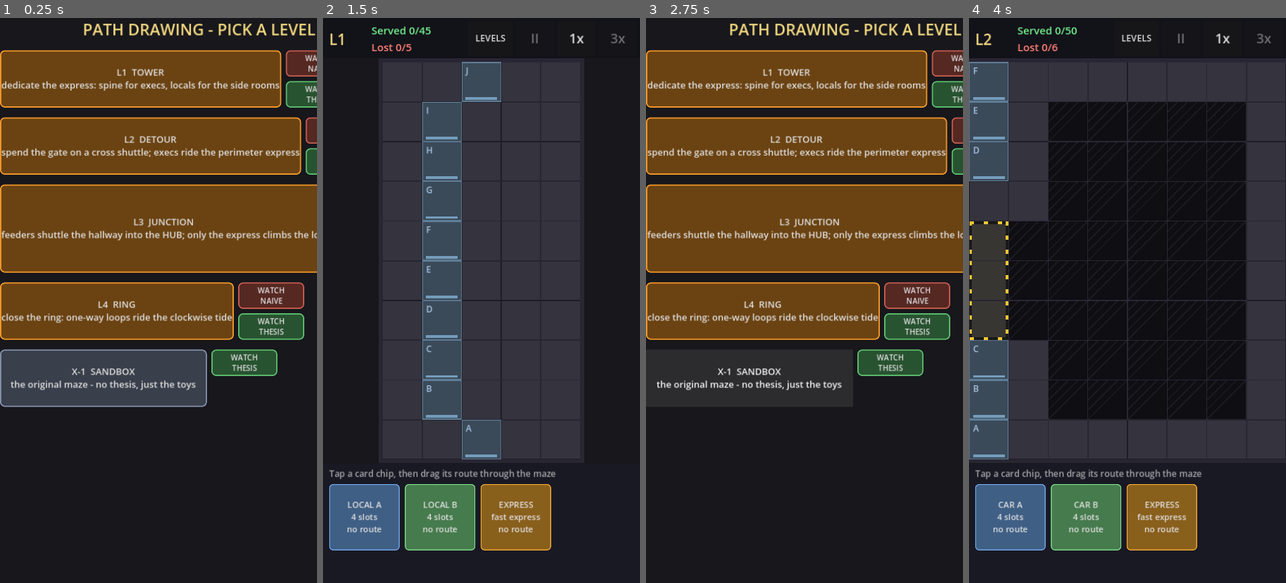
Above: before the commit, frames 1-4 (left to right).
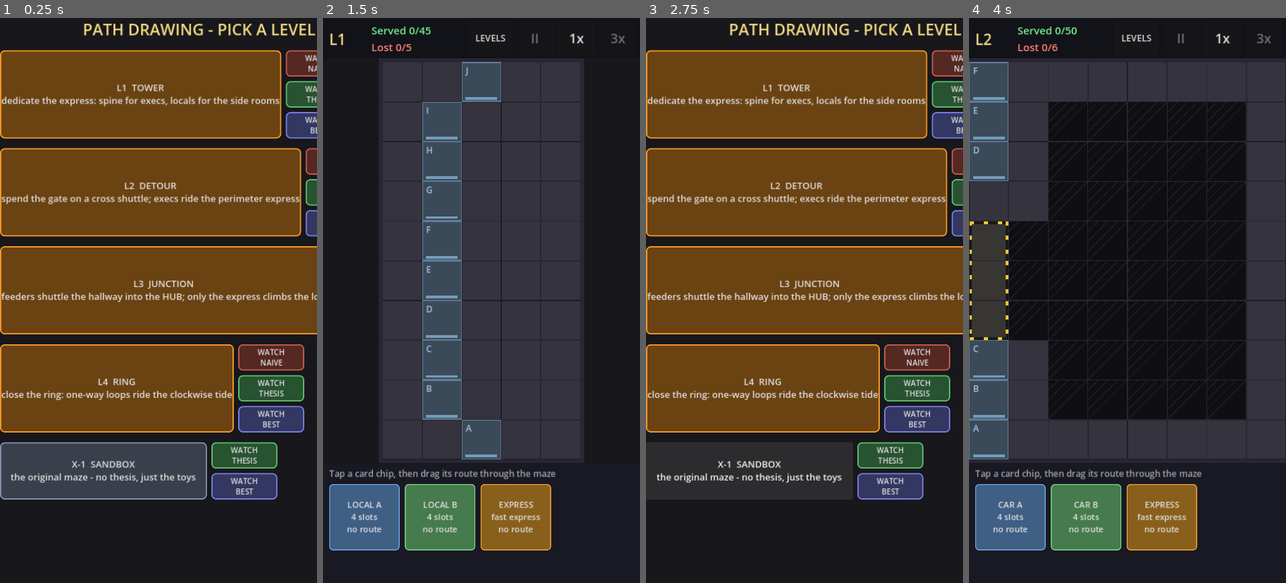
Above: after the commit, the same moments.

Repository: AlexEltonPym/elevator_game
Game: Godot game, scene res://scenes/v3_select.tscn
The game is run twice, just before and just after one commit, with the same random seed, the same clock (stepped at 60 frames per second) and the same inputs.
Inputs:
- Up to frame 1 (0.25 s): no input
- Up to frame 2 (1.5 s): click "L1 TOWER dedicate the express…" at 0.5 s; click "START" at 1.25 s
- Up to frame 3 (2.75 s): click "LEVELS" at 2 s
- Up to frame 4 (4 s): click "L2 DETOUR spend the gate on a…" at 2.75 s; click "START" at 3.5 s

The runs differ from the first frame. In frame 1, 43% of the frame differs, in the area x 0-100%, y 9-86%; in frame 2, nothing differs; in frame 3, 37%; in frame 4, nothing differs.

Commit message:
Fix depth tooling: message-queue overflow, real-level scoring, broken EA
Three fixes; the full run now completes in 16 min with all shards clean.

- Root cause of the 65MB/shard error flood: every CanvasItem entering the
  tree queues a deferred redraw callback on Godot's GLOBAL MessageQueue,
  drained only at end of frame — but a level's whole search runs inside
  one _process() call, so the queue only grew while teardown freed every
  target. Past the cap, each push prints one line PER queued message.
  Fixed by building no HUD in headless runs and keeping game instances in
  the tree only long enough for _ready. Memory growth 15.2 -> 0.95 KB/run
- Scoring now measures the real level (live quota/max_lost, win ranked by
  speed, loss by partial credit) instead of a 240s endless horizon that
  scored an overload regime players never reach. Gradient verified per
  level; median is now a true order statistic, since averaging across a
  1000-point branch gap produced impossible scores
- The EA was genuinely broken: diversity collapsed to zero by generation
  4 (ties filled every survivor slot with copies) and no-op mutations
  returned parents as guaranteed cache hits. Now 12/12 distinct, mutation
  changes score 64-88% of the time
- Shards are resumable over a versioned run cache with a log watchdog

Co-Authored-By: Claude Fable 5 <noreply@anthropic.com>

Diff:
--- a/scripts/v3/discovered3.gd
+++ b/scripts/v3/discovered3.gd
@@ -9,13 +9,49 @@
 ## (docs/autodesign-research.md §5.3 step 4).
 
 const SETS := {
+	"L1": {
+		"desc": "search elite: 2 loop(s), 17 stops, 40 cells (beat thesis +6.4)",
+		"score": 1126.70,
+		"routes": [
+			{"closed": true, "cells": [Vector2i(1, 1), Vector2i(1, 2), Vector2i(1, 3), Vector2i(1, 4), Vector2i(1, 5), Vector2i(1, 6), Vector2i(1, 7), Vector2i(1, 8), Vector2i(2, 8), Vector2i(2, 7), Vector2i(2, 6), Vector2i(2, 5), Vector2i(2, 4), Vector2i(2, 3), Vector2i(2, 2), Vector2i(2, 1), Vector2i(2, 0), Vector2i(1, 0)]},
+			[Vector2i(2, 9), Vector2i(2, 8), Vector2i(2, 7), Vector2i(2, 6), Vector2i(2, 5), Vector2i(2, 4), Vector2i(2, 3), Vector2i(2, 2), Vector2i(2, 1), Vector2i(2, 0)],
+			{"closed": true, "cells": [Vector2i(2, 0), Vector2i(2, 1), Vector2i(2, 2), Vector2i(2, 3), Vector2i(2, 4), Vector2i(2, 5), Vector2i(1, 5), Vector2i(1, 4), Vector2i(1, 3), Vector2i(1, 2), Vector2i(1, 1), Vector2i(1, 0)]},
+		],
+	},
+	"L2": {
+		"desc": "search elite: 2 loop(s), 14 stops, 47 cells (beat thesis -4.3)",
+		"score": 1177.30,
+		"routes": [
+			[Vector2i(0, 9), Vector2i(0, 8), Vector2i(0, 7), Vector2i(0, 6), Vector2i(0, 5), Vector2i(0, 4), Vector2i(0, 3), Vector2i(0, 2), Vector2i(0, 1)],
+			{"closed": true, "cells": [Vector2i(0, 0), Vector2i(0, 1), Vector2i(0, 2), Vector2i(1, 2), Vector2i(1, 1), Vector2i(1, 0)]},
+			{"closed": true, "cells": [Vector2i(0, 8), Vector2i(0, 7), Vector2i(0, 6), Vector2i(0, 5), Vector2i(0, 4), Vector2i(0, 3), Vector2i(0, 2), Vector2i(0, 1), Vector2i(0, 0), Vector2i(1, 0), Vector2i(2, 0), Vector2i(3, 0), Vector2i(4, 0), Vector2i(5, 0), Vector2i(6, 0), Vector2i(7, 0), Vector2i(7, 1), Vector2i(7, 2), Vector2i(7, 3), Vector2i(7, 4), Vector2i(7, 5), Vector2i(7, 6), Vector2i(7, 7), Vector2i(7, 8), Vector2i(7, 9), Vector2i(6, 9), Vector2i(5, 9), Vector2i(4, 9), Vector2i(3, 9), Vector2i(2, 9), Vector2i(1, 9), Vector2i(0, 9)]},
+		],
+	},
 	"L3": {
-		"desc": "search elite: 0 loop(s), 10 stops, 24 cells (beat thesis +1088.9)",
-		"score": 1153.80,
+		"desc": "search elite: 0 loop(s), 11 stops, 27 cells (beat thesis +3.7)",
+		"score": 1156.30,
 		"routes": [
-			[Vector2i(3, 0), Vector2i(3, 1), Vector2i(3, 2), Vector2i(3, 3), Vector2i(4, 3), Vector2i(5, 3)],
-			[Vector2i(5, 3), Vector2i(5, 4), Vector2i(5, 5), Vector2i(5, 6), Vector2i(5, 7), Vector2i(5, 8), Vector2i(4, 8), Vector2i(3, 8), Vector2i(3, 9)],
-			[Vector2i(3, 9), Vector2i(3, 8), Vector2i(3, 7), Vector2i(3, 6), Vector2i(3, 5), Vector2i(3, 4), Vector2i(3, 3), Vector2i(2, 3), Vector2i(1, 3)],
+			[Vector2i(1, 3), Vector2i(2, 3), Vector2i(3, 3), Vector2i(3, 2), Vector2i(3, 1), Vector2i(3, 0)],
+			[Vector2i(2, 3), Vector2i(1, 3), Vector2i(1, 4), Vector2i(1, 5), Vector2i(1, 6), Vector2i(1, 7), Vector2i(1, 8), Vector2i(2, 8), Vector2i(3, 8), Vector2i(3, 9)],
+			[Vector2i(3, 3), Vector2i(4, 3), Vector2i(5, 3), Vector2i(5, 4), Vector2i(5, 5), Vector2i(5, 6), Vector2i(5, 7), Vector2i(5, 8), Vector2i(4, 8), Vector2i(3, 8), Vector2i(3, 9)],
+		],
+	},
+	"L4": {
+		"desc": "search elite: 2 loop(s), 25 stops, 58 cells (beat thesis +24.2)",
+		"score": 1169.90,
+		"routes": [
+			{"closed": true, "cells": [Vector2i(6, 4), Vector2i(6, 5), Vector2i(6, 6), Vector2i(5, 6), Vector2i(4, 6), Vector2i(3, 6), Vector2i(2, 6), Vector2i(1, 6), Vector2i(0, 6), Vector2i(0, 5), Vector2i(0, 4), Vector2i(0, 3), Vector2i(0, 2), Vector2i(0, 1), Vector2i(0, 0), Vector2i(1, 0), Vector2i(2, 0), Vector2i(3, 0), Vector2i(4, 0), Vector2i(5, 0), Vector2i(6, 0), Vector2i(6, 1), Vector2i(6, 2), Vector2i(6, 3)]},
+			{"closed": true, "cells": [Vector2i(3, 6), Vector2i(2, 6), Vector2i(1, 6), Vector2i(0, 6), Vector2i(0, 5), Vector2i(0, 4), Vector2i(0, 3), Vector2i(0, 2), Vector2i(0, 1), Vector2i(0, 0), Vector2i(1, 0), Vector2i(2, 0), Vector2i(3, 0), Vector2i(4, 0), Vector2i(5, 0), Vector2i(6, 0), Vector2i(6, 1), Vector2i(6, 2), Vector2i(6, 3), Vector2i(6, 4), Vector2i(6, 5), Vector2i(6, 6), Vector2i(5, 6), Vector2i(4, 6)]},
+			[Vector2i(6, 6), Vector2i(6, 5), Vector2i(6, 4), Vector2i(6, 3), Vector2i(6, 2), Vector2i(6, 1), Vector2i(6, 0), Vector2i(5, 0), Vector2i(4, 0), Vector2i(3, 0)],
+		],
+	},
+	"X-1": {
+		"desc": "search elite: 3 loop(s), 30 stops, 98 cells (beat thesis -0.1)",
+		"score": 1121.20,
+		"routes": [
+			{"closed": true, "cells": [Vector2i(6, 0), Vector2i(5, 0), Vector2i(4, 0), Vector2i(3, 0), Vector2i(2, 0), Vector2i(1, 0), Vector2i(0, 0), Vector2i(0, 1), Vector2i(0, 2), Vector2i(0, 3), Vector2i(1, 3), Vector2i(2, 3), Vector2i(3, 3), Vector2i(4, 3), Vector2i(5, 3), Vector2i(6, 3), Vector2i(6, 2), Vector2i(6, 1)]},
+			{"closed": true, "cells": [Vector2i(4, 5), Vector2i(4, 4), Vector2i(4, 3), Vector2i(4, 2), Vector2i(4, 1), Vector2i(4, 0), Vector2i(3, 0), Vector2i(2, 0), Vector2i(1, 0), Vector2i(0, 0), Vector2i(0, 1), Vector2i(0, 2), Vector2i(0, 3), Vector2i(1, 3), Vector2i(2, 3), Vector2i(2, 4), Vector2i(2, 5), Vector2i(1, 5), Vector2i(0, 5), Vector2i(0, 6), Vector2i(0, 7), Vector2i(0, 8), Vector2i(0, 9), Vector2i(1, 9), Vector2i(2, 9), Vector2i(2, 8), Vector2i(2, 7), Vector2i(3, 7), Vector2i(4, 7), Vector2i(4, 8), Vector2i(4, 9), Vector2i(5, 9), Vector2i(6, 9), Vector2i(6, 8), Vector2i(6, 7), Vector2i(6, 6), Vector2i(6, 5), Vector2i(5, 5)]},
+			{"closed": true, "cells": [Vector2i(0, 3), Vector2i(0, 2), Vector2i(0, 1), Vector2i(0, 0), Vector2i(1, 0), Vector2i(2, 0), Vector2i(3, 0), Vector2i(4, 0), Vector2i(5, 0), Vector2i(6, 0), Vector2i(6, 1), Vector2i(6, 2), Vector2i(6, 3), Vector2i(5, 3), Vector2i(4, 3), Vector2i(4, 4), Vector2i(4, 5), Vector2i(5, 5), Vector2i(6, 5), Vector2i(6, 6), Vector2i(6, 7), Vector2i(6, 8), Vector2i(6, 9), Vector2i(5, 9), Vector2i(4, 9), Vector2i(4, 8), Vector2i(4, 7), Vector2i(3, 7), Vector2i(2, 7), Vector2i(2, 8), Vector2i(2, 9), Vector2i(1, 9), Vector2i(0, 9), Vector2i(0, 8), Vector2i(0, 7), Vector2i(0, 6), Vector2i(0, 5), Vector2i(1, 5), Vector2i(2, 5), Vector2i(2, 4), Vector2i(2, 3), Vector2i(1, 3)]},
 		],
 	},
 }
--- a/tools/run_depth.gd
+++ b/tools/run_depth.gd
@@ -111,16 +111,25 @@
 	var cfg := Metrics.default_cfg(quick)
 	print("\n=== %s (%s mode) ===" % [id, "quick" if quick else "full"])
 	var sim = SimApi.new(self)
+	DirAccess.make_dir_recursive_absolute(OUT_DIR)
+	# Resume support: see the run-cache note in tools/sim_api.gd. A shard that
+	# is killed mid-search can simply be relaunched; it replays the identical
+	# deterministic trajectory, serving everything it already did from disk.
+	var cache := "%s/runcache_%s%s.json" % [OUT_DIR, id, "_quick" if quick else ""]
+	sim.open_cache(cache)
 	var res: Dictionary = Metrics.run_level(sim, li, cfg)
+	sim.flush_cache(true)
 	res["sim_cpu_s"] = sim.sim_usec / 1.0e6
 	res["sim_game_seconds"] = sim.sim_seconds
 	DirAccess.make_dir_recursive_absolute(OUT_DIR)
 	var f := FileAccess.open("%s/depth_%s.json" % [OUT_DIR, id], FileAccess.WRITE)
 	f.store_string(JSON.stringify(_to_json(res), "  "))
 	f.close()
-	print("    %s: %d runs, %.1f s wall (%.0f game-s simulated, %.0f x real time)" % [
-			id, sim.runs, res.wall_s, sim.sim_seconds,
-			sim.sim_seconds / maxf(res.wall_s, 0.001)])
+	print("    %s: %d runs (%d replayed from cache), %.1f s wall (%.0f game-s simulated)" % [
+			id, sim.runs, sim.cache_hits, res.wall_s, sim.sim_seconds])
+	# The level is finished and its JSON is written; the cache has no further
+	# use and is the biggest file we produce.
+	DirAccess.remove_absolute(cache)
 	done.append(id)
 
 
Not shown, added: docs/asset-options-2d-3d.md
Not shown, added: docs/depth-report.md
Not shown, changed: docs/depth-tools-spec.md
Not shown, changed: tools/run_depth.ps1
